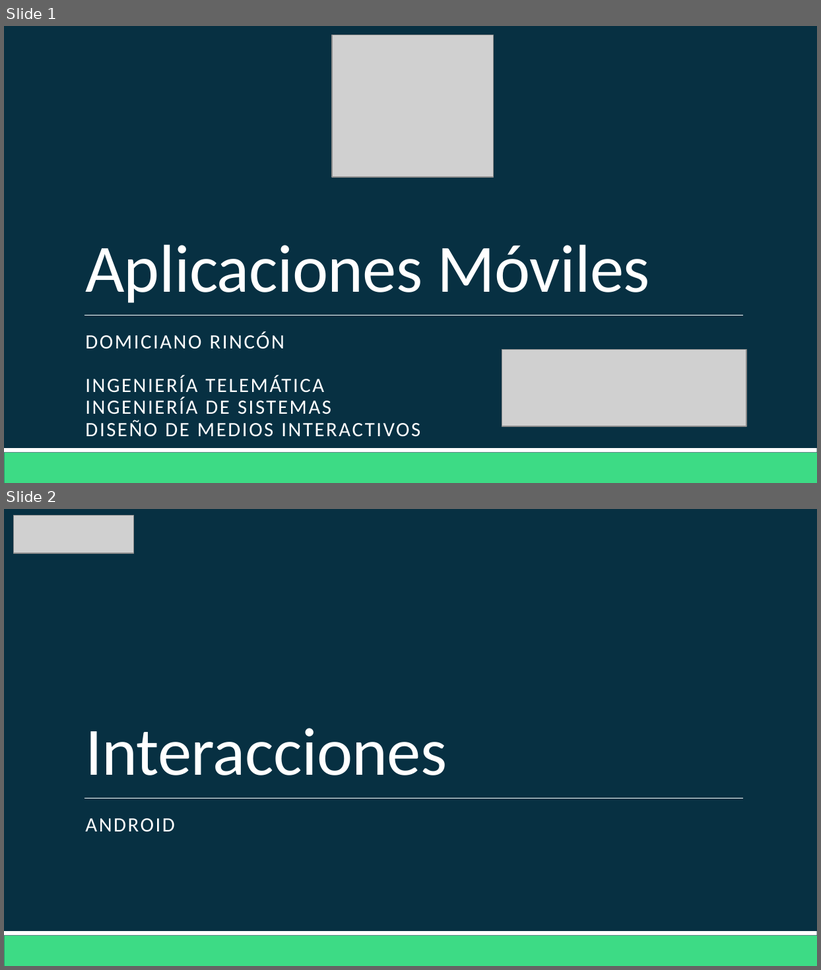
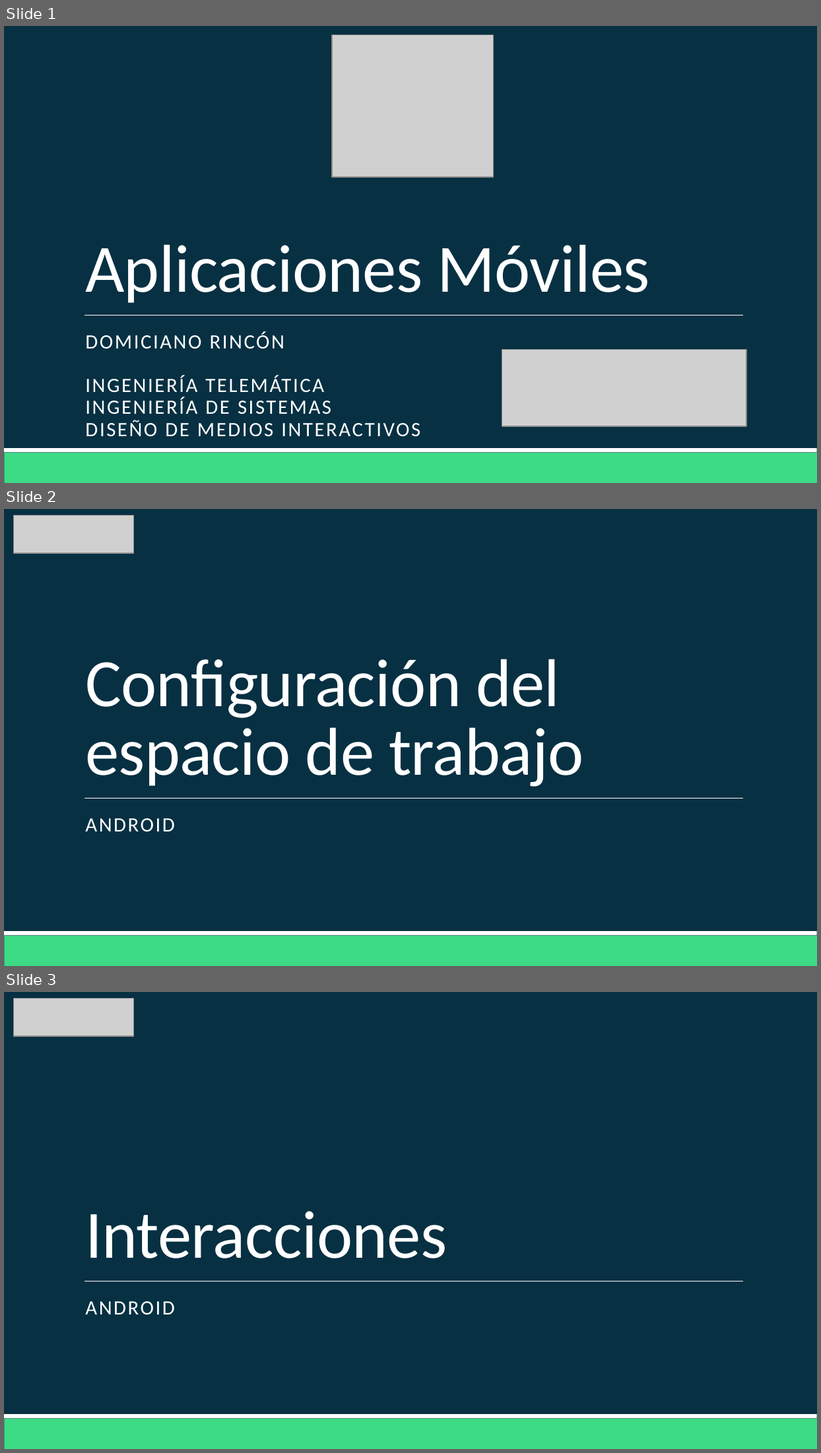
Before and after one commit to Domiciano/AppMoviles201, a slide deck: Clase2/Clase 2.pptx. Shown one above the other, each under a label of ours: slides 1 and 2 before the commit, slides 1, 2 and 3 after it. The pictures are 821x970 and 821x1453 pixels, drawn with LibreOffice and Linux fonts; fonts in the diff are those of the drawing; grey boxes stand for pictures. Boxes give left, top, right and bottom in pixels: in the first picture for what was removed or moved away, otherwise in the second. Text is boxed around its words. In the diff, an @@ line names an element or a change of style, - is before the commit and + after.

```diff
--- a/Clase2/Clase 2.pptx
+++ b/Clase2/Clase 2.pptx
@@ slide 2 added at <box>4,509,817,966</box>, background #073042; not listed: 3 template elements that a slide beside it also shows @@
@@ picture added at <box>14,516,134,554</box> @@
@@ title added at <box>85,659,583,787</box>, 60 pt, text #FFFFFF @@
+Configuración del espacio de trabajo
@@ subtitle added at <box>85,819,174,832</box>, 18 pt, text #FFFFFF @@
+ANDROID
@@ what was slide 2 is now slide 3 @@
```
Also in this commit, not shown: 2 slides changed, 2 other slides added, 1 other file.
